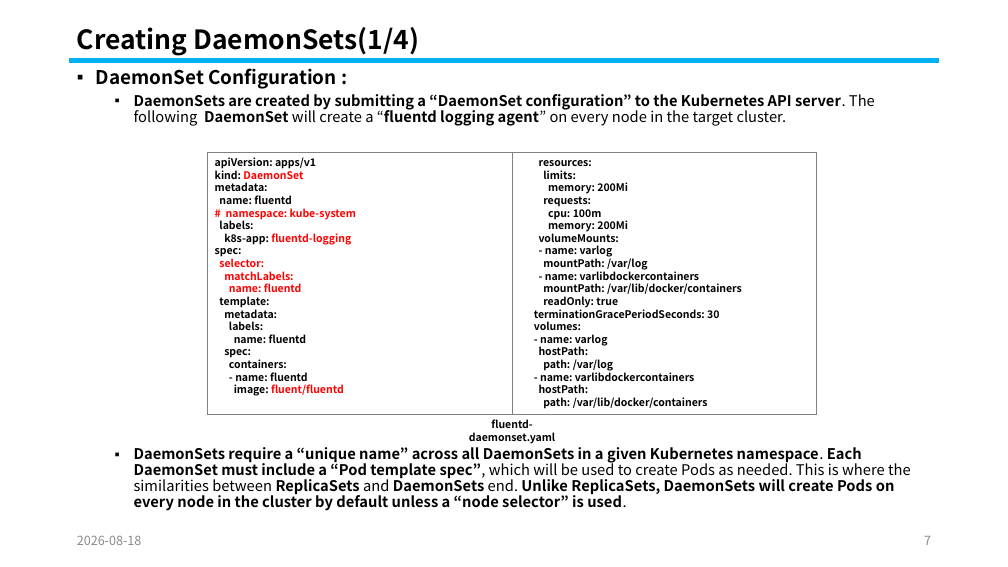
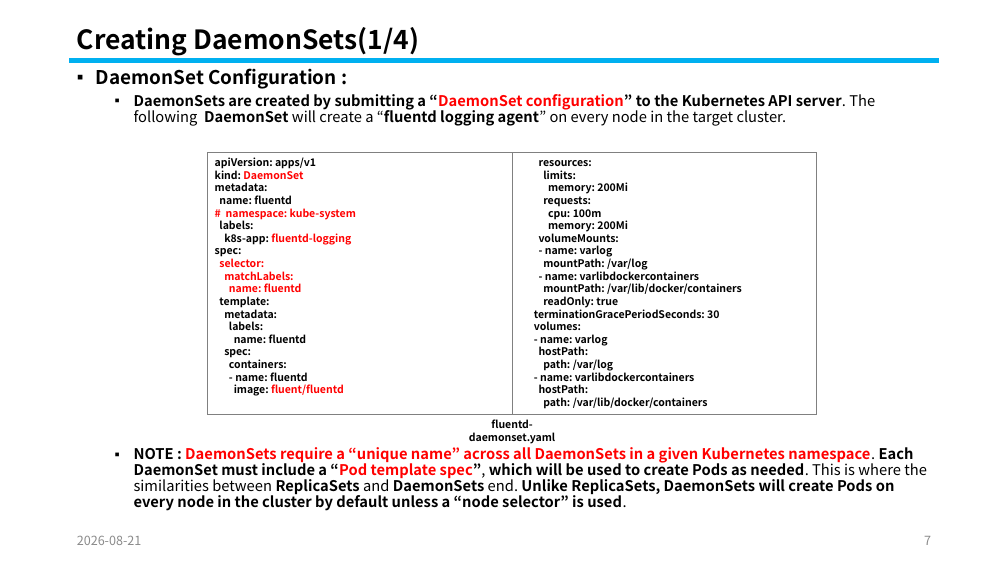
Before and after one commit to knix008/TestSimulator, a slide deck: slide 7 of Kubernetes/Kubernetes Part 04-2026.08.25.pptx. Drawn at 1008x567 pixels with LibreOffice and Linux fonts; fonts in the diff are those of the drawing. Boxes give left, top, right and bottom in pixels: in the first picture for what was removed or moved away, otherwise in the second. Text is boxed around its words. In the diff, an @@ line names an element or a change of style, - is before the commit and + after.

```diff
--- a/Kubernetes/Kubernetes Part 04-2026.08.25.pptx
+++ b/Kubernetes/Kubernetes Part 04-2026.08.25.pptx
@@ text at (x1=134, y1=94, x2=875, y2=126): text colour #000000 to #FF0000 in "“DaemonSet configuration”" @@
@@ text at (x1=134, y1=447, x2=927, y2=511): text changed @@
-  ▪ DaemonSets require a “unique name” across all DaemonSets in a given Kubernetes namespace. Each DaemonSet must include a “Pod template spec”, which will be used to create Pods as needed. This is where the similarities between ReplicaSets and DaemonSets end. Unlike ReplicaSets, DaemonSets will create Pods on every node in the cluster by default unless a “node selector” is used.
+  ▪ NOTE : DaemonSets require a “unique name” across all DaemonSets in a given Kubernetes namespace. Each DaemonSet must include a “Pod template spec”, which will be used to create Pods as needed. This is where the similarities between ReplicaSets and DaemonSets end. Unlike ReplicaSets, DaemonSets will create Pods on every node in the cluster by default unless a “node selector” is used.
@@ text at (x1=77, y1=536, x2=142, y2=545): text changed @@
-2026-08-18
+2026-08-21
```
Also in this commit, not shown: 96 other slides changed, 1 other file.
